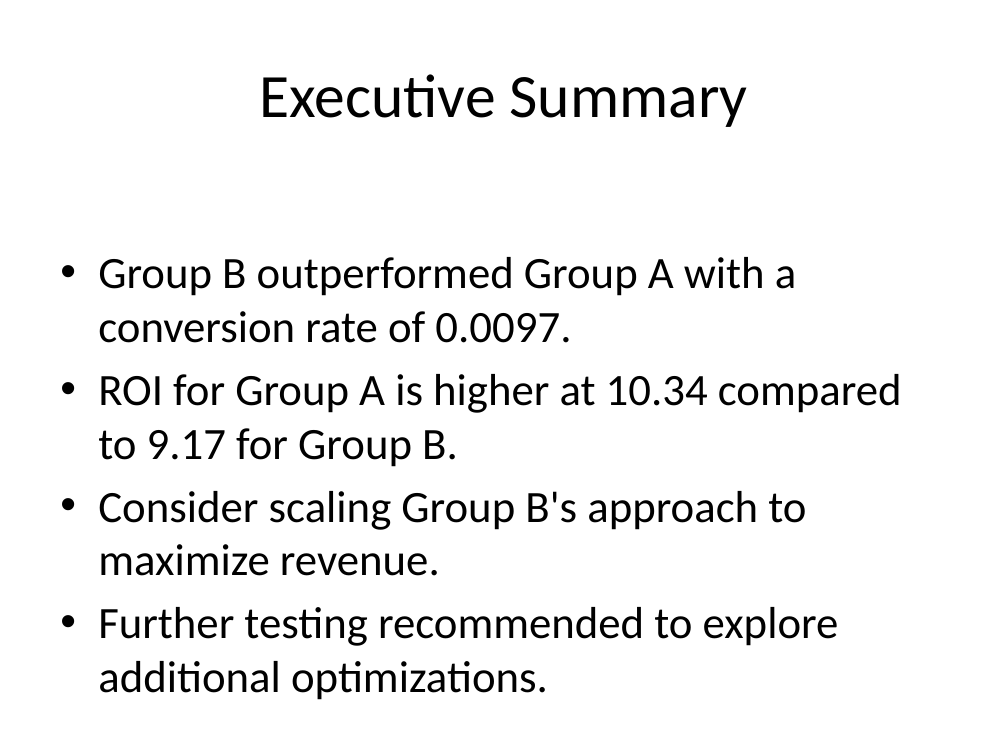
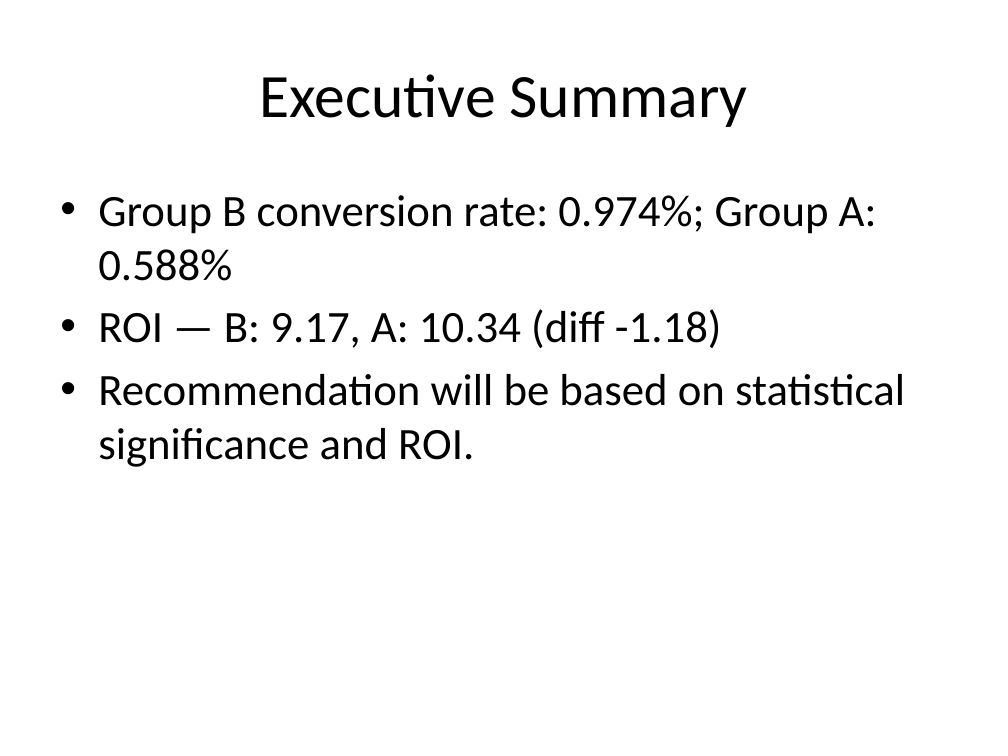
Before and after one commit to cathelenegeorge/CampAIgn-Analytics, a slide deck: slide 3 of reports/final_report.pptx (slide 2 before the commit). Drawn at 1008x756 pixels with LibreOffice and Linux fonts; fonts in the diff are those of the drawing. Boxes give left, top, right and bottom in pixels: in the first picture for what was removed or moved away, otherwise in the second. Text is boxed around its words. In the diff, an @@ line names an element or a change of style, - is before the commit and + after.

```diff
--- a/reports/final_report.pptx
+++ b/reports/final_report.pptx
@@ text at (98, 195, 905, 467): text changed @@
-• Group B outperformed Group A with a conversion rate of 0.0097.
-• ROI for Group A is higher at 10.34 compared to 9.17 for Group B.
-• Consider scaling Group B's approach to maximize revenue.
-• Further testing recommended to explore additional optimizations.
+• Group B conversion rate: 0.974%; Group A: 0.588%
+• ROI — B: 9.17, A: 10.34 (diff -1.18)
+• Recommendation will be based on statistical significance and ROI.
```
Also in this commit, not shown: 7 other slides changed, 13 slides added, 4 slides removed, 27 other files.
